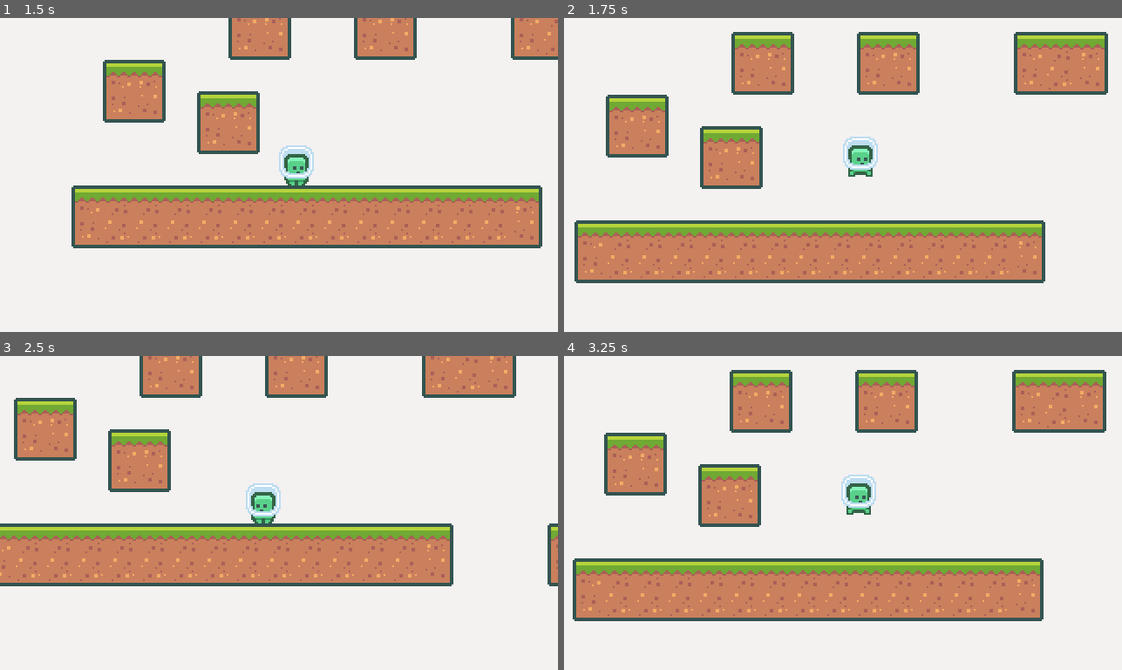
Above: before the commit, frames 1-4 (two rows, left to right).
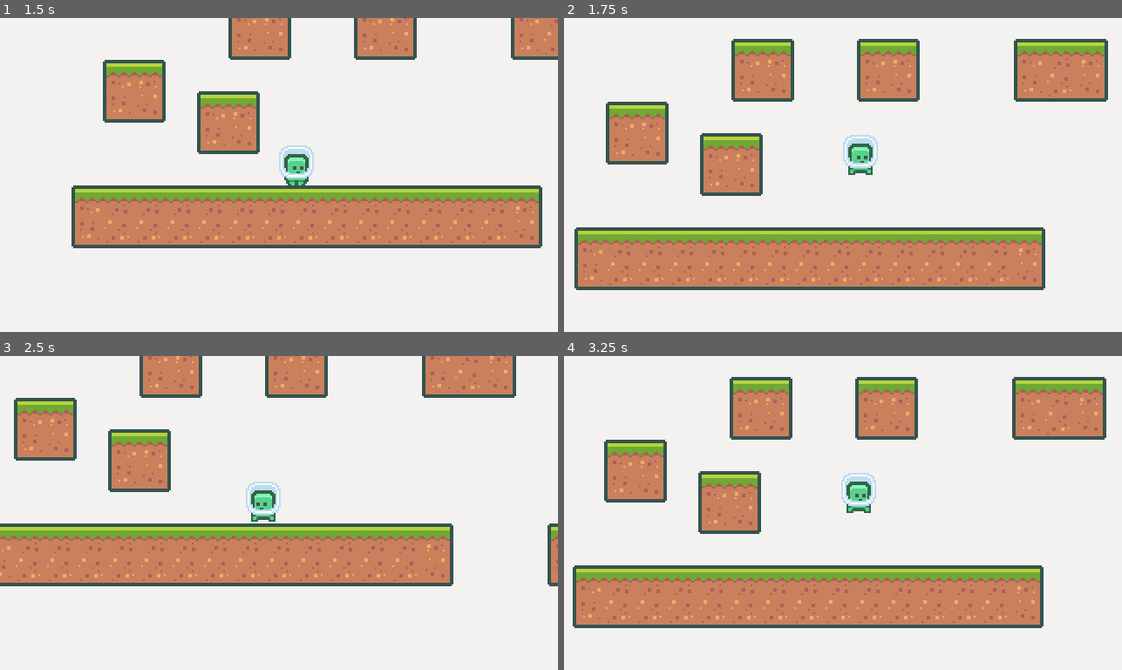
Above: after the commit, the same moments.

Repository: edivancamargo/2DPlatformerUdemy
Game: Godot game, scene res://scenes/Main.tscn
Two runs of this game, one before a commit and one after it. Both use one fixed random seed, a clock stepped at 60 frames per second and the inputs below.
Inputs:
- Up to frame 1 (1.5 s): hold Right (move_right) from 0.53 s (still down); tap Space (jump) at 0.77 s
- Up to frame 2 (1.75 s): keep holding Right (move_right); tap Space (jump) at 1.52 s
- Up to frame 3 (2.5 s): release Right (move_right) at 2.03 s; hold Left (move_left) from 2.03 s (still down)
- Up to frame 4 (3.25 s): release Left (move_left) at 2.78 s; hold Right (move_right) from 2.78 s (still down); tap Space (jump) at 3.02 s

Frame 1 is identical in both runs. In frame 2, 17% of the frame differs, in the area x 1-98%, y 4-87%; in frame 3, 0.4%; in frame 4, 17%.

Commit message:
Add coyote timer to the player

Diff:
--- a/scenes/Player/Player.gd
+++ b/scenes/Player/Player.gd
@@ -1,6 +1,7 @@
 extends KinematicBody2D
 
 onready var animatedSprite: AnimatedSprite = $AnimatedSprite
+onready var coyoteTimer: Timer = $CoyoteTimer
 
 var gravity: int = 1000
 var velocity: Vector2 = Vector2.ZERO
@@ -20,7 +21,7 @@
 
 	velocity.x = clamp(velocity.x, -maxHorizontalSpeed, maxHorizontalSpeed)
 
-	if (movePlayerVector.y < 0 && is_on_floor()):
+	if (movePlayerVector.y < 0 && (is_on_floor() || !coyoteTimer.is_stopped())):
 		velocity.y = movePlayerVector.y * jumpSpeed
 
 	if (velocity.y < 0 and not Input.is_action_pressed("jump")):
@@ -28,7 +29,11 @@
 	else:
 		velocity.y += gravity * delta
 
+	var wasOnFloor = is_on_floor()
 	velocity = move_and_slide(velocity, Vector2.UP)
+
+	if wasOnFloor && !is_on_floor():
+		coyoteTimer.start()
 
 	update_animation()
 
--- a/scenes/Player/Player.tscn
+++ b/scenes/Player/Player.tscn
@@ -28,6 +28,10 @@
 [node name="Player" type="KinematicBody2D" groups=["Player"]]
 script = ExtResource( 2 )
 
+[node name="CoyoteTimer" type="Timer" parent="."]
+wait_time = 0.15
+one_shot = true
+
 [node name="AnimatedSprite" type="AnimatedSprite" parent="."]
 frames = SubResource( 2 )
 animation = "Idle"
